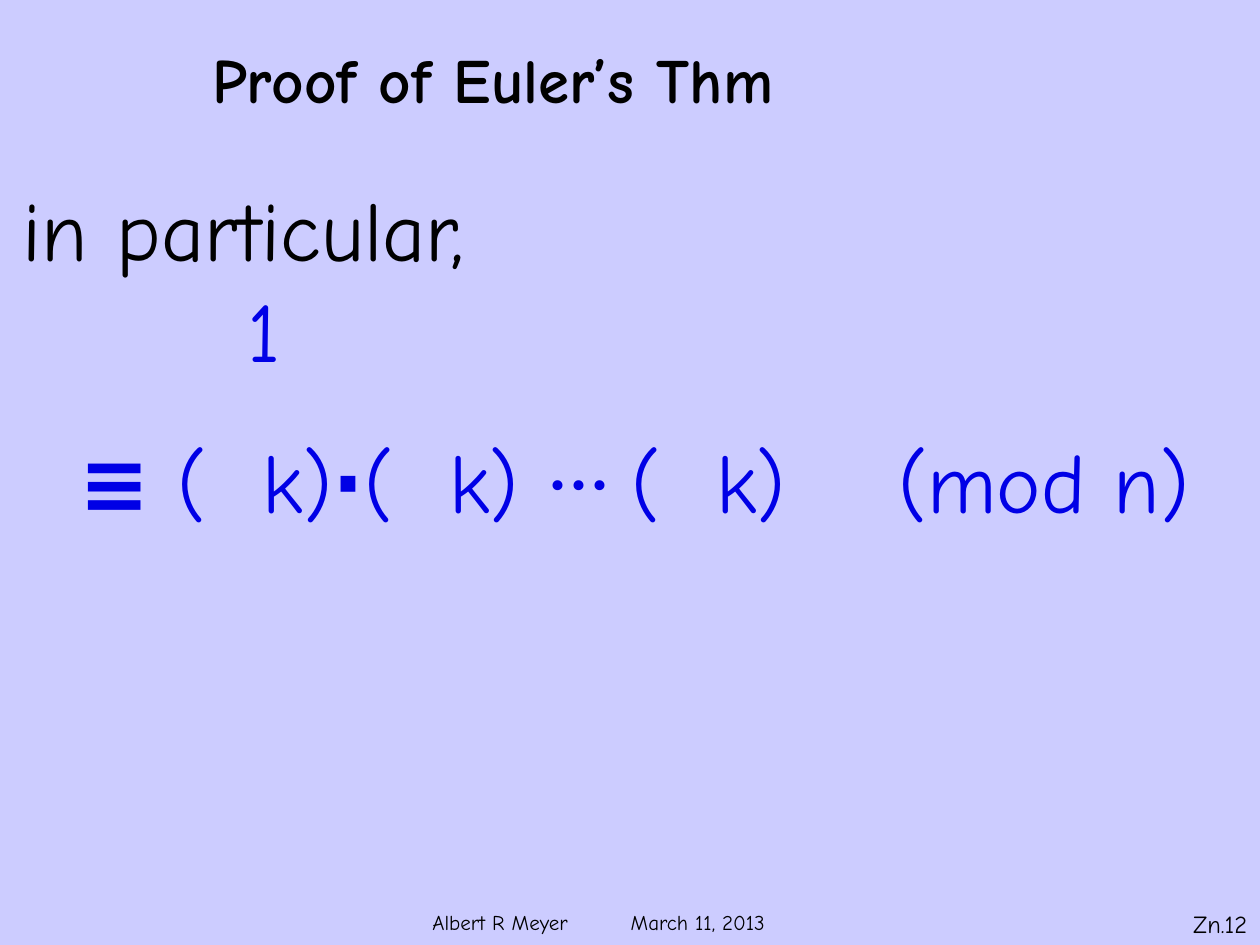
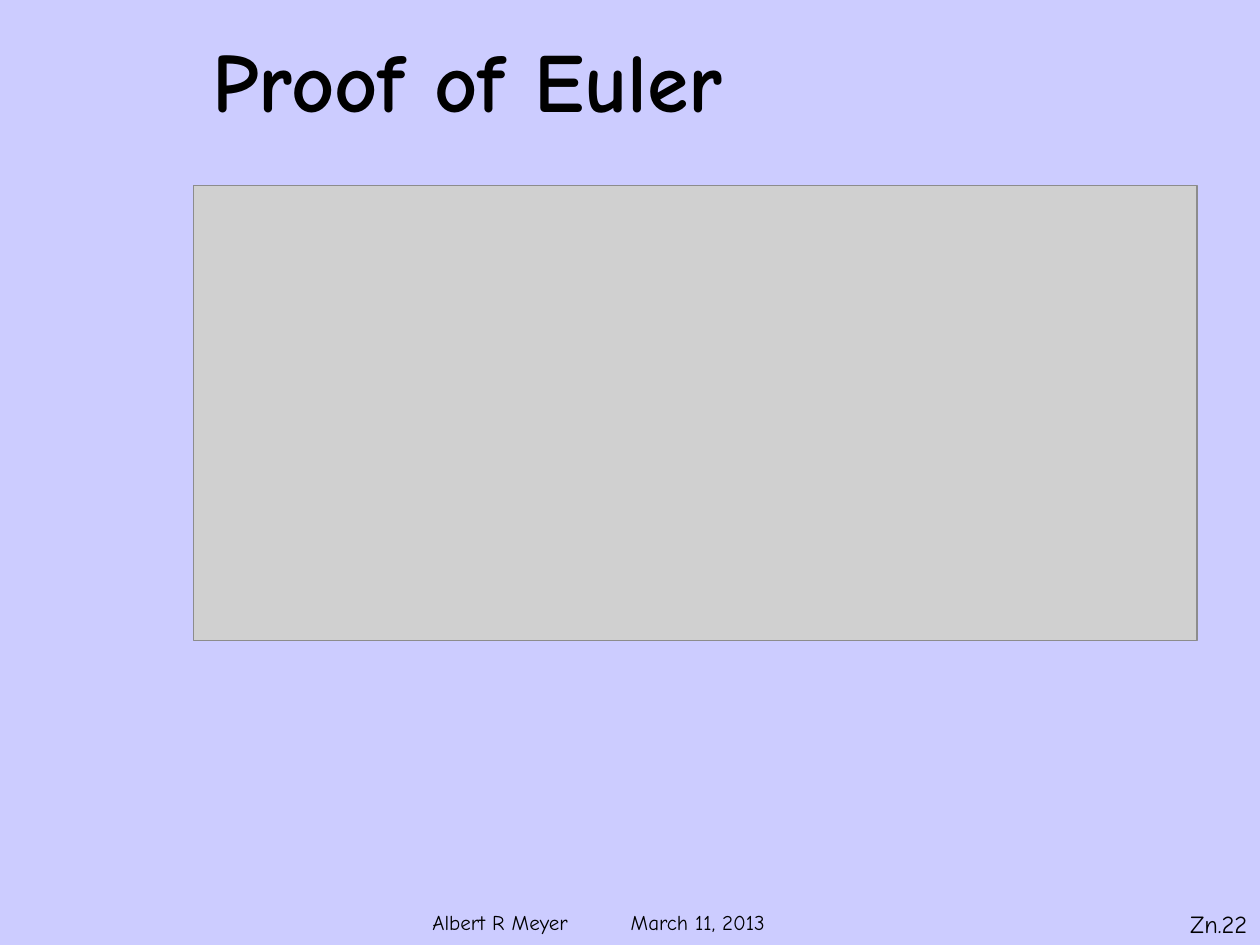
Before and after one commit to armeyer/mcs_web, a slide deck: slide 22 of spring13/slides13/Zmodn.pptx (slide 12 before the commit). Drawn at 1260x945 pixels with LibreOffice and Linux fonts; fonts in the diff are those of the drawing; grey boxes stand for pictures; background and template pictures are left out. Boxes give left, top, right and bottom in pixels: in the first picture for what was removed or moved away, otherwise in the second. Text is boxed around its words. In the diff, an @@ line names an element or a change of style, - is before the commit and + after.

```diff
--- a/spring13/slides13/Zmodn.pptx
+++ b/spring13/slides13/Zmodn.pptx
@@ title at <box>212,55,722,113</box>: text changed; size 36 to 48 pt @@
-Proof of Euler’s Thm
+Proof of Euler
@@ text removed at <box>23,204,1190,523</box> @@
-in particular,
-1
-≡ ( k)⋅( k) ∙∙∙ ( k) (mod n)
@@ picture added at <box>193,185,1197,640</box> @@
@@ page number at <box>1190,916,1247,933</box>: text changed @@
-Zn.12
+Zn.22
```
Also in this commit, not shown: 6 other slides changed, 19 slides added, 7 slides removed.
